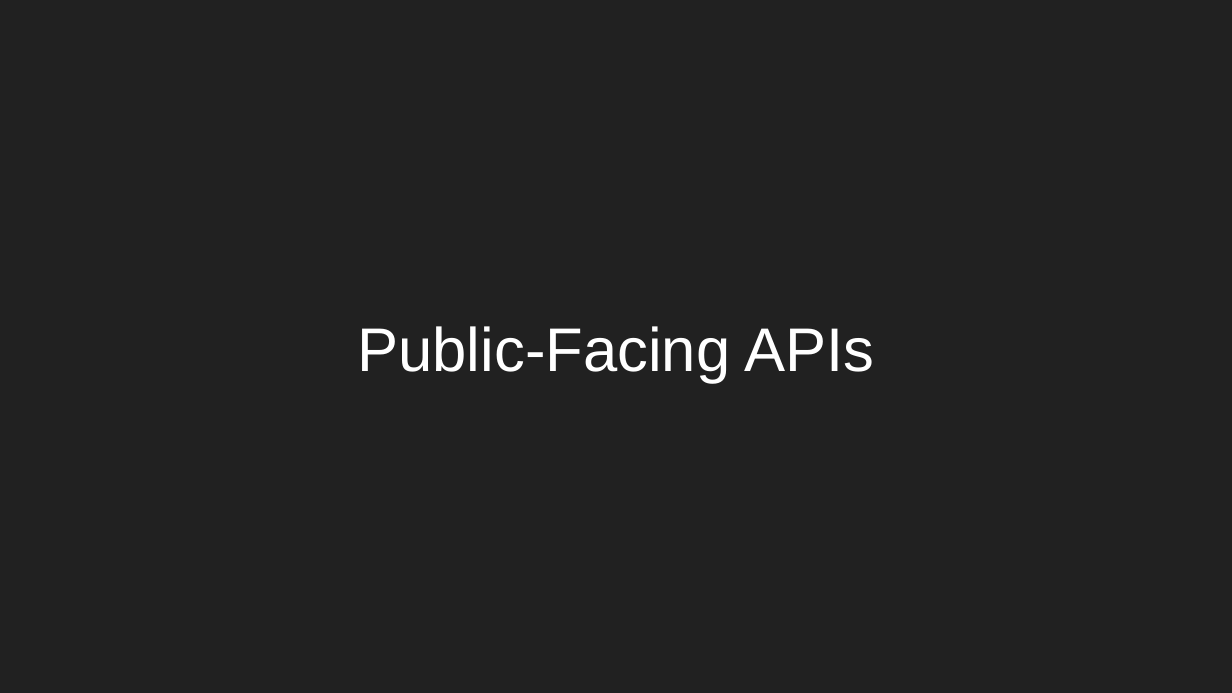
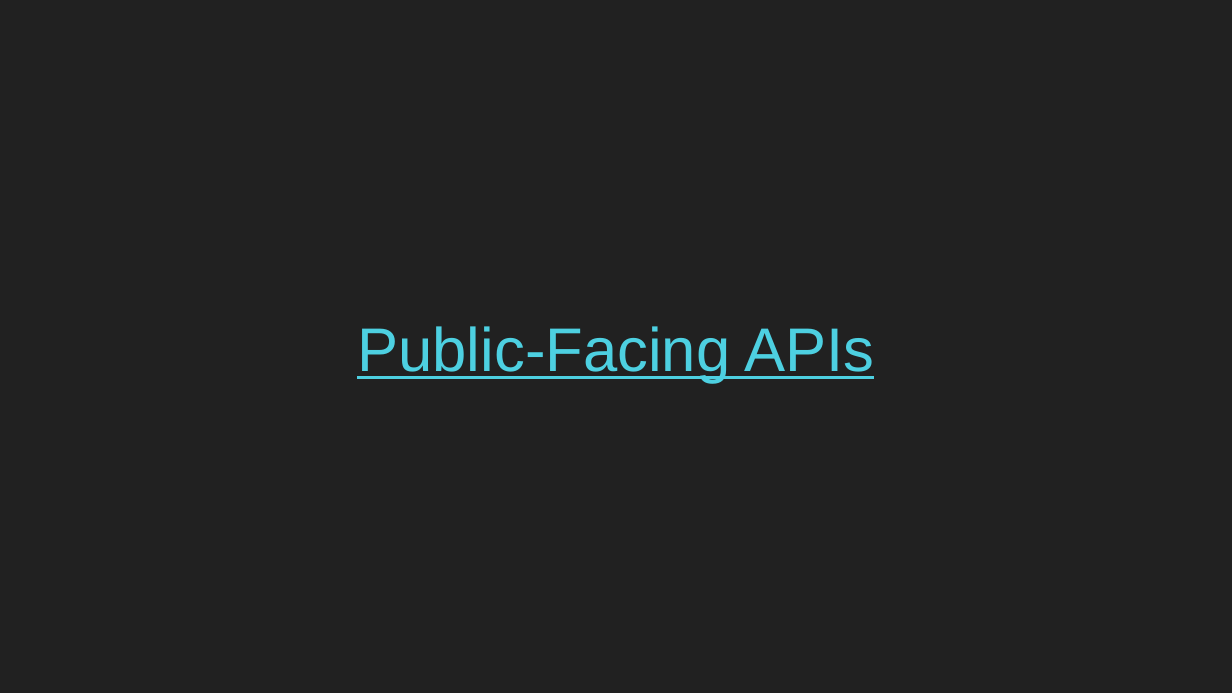
Before and after one commit to AlejandroCiuba/Guest_Lecture_LING1330, a slide deck: slide 25 of Lecture on Machine Translation, Alejandro Ciuba.pptx. Drawn at 1232x693 pixels with LibreOffice and Linux fonts; fonts in the diff are those of the drawing. Boxes give left, top, right and bottom in pixels: in the first picture for what was removed or moved away, otherwise in the second. Text is boxed around its words. In the diff, an @@ line names an element or a change of style, - is before the commit and + after.

```diff
--- a/Lecture on Machine Translation, Alejandro Ciuba.pptx
+++ b/Lecture on Machine Translation, Alejandro Ciuba.pptx
@@ title "Public-Facing APIs" at (357,326,874,382): text colour #FFFFFF to #4DD0E1, underline on @@
```
Also in this commit, not shown: 3 other slides changed, 2 other files.
